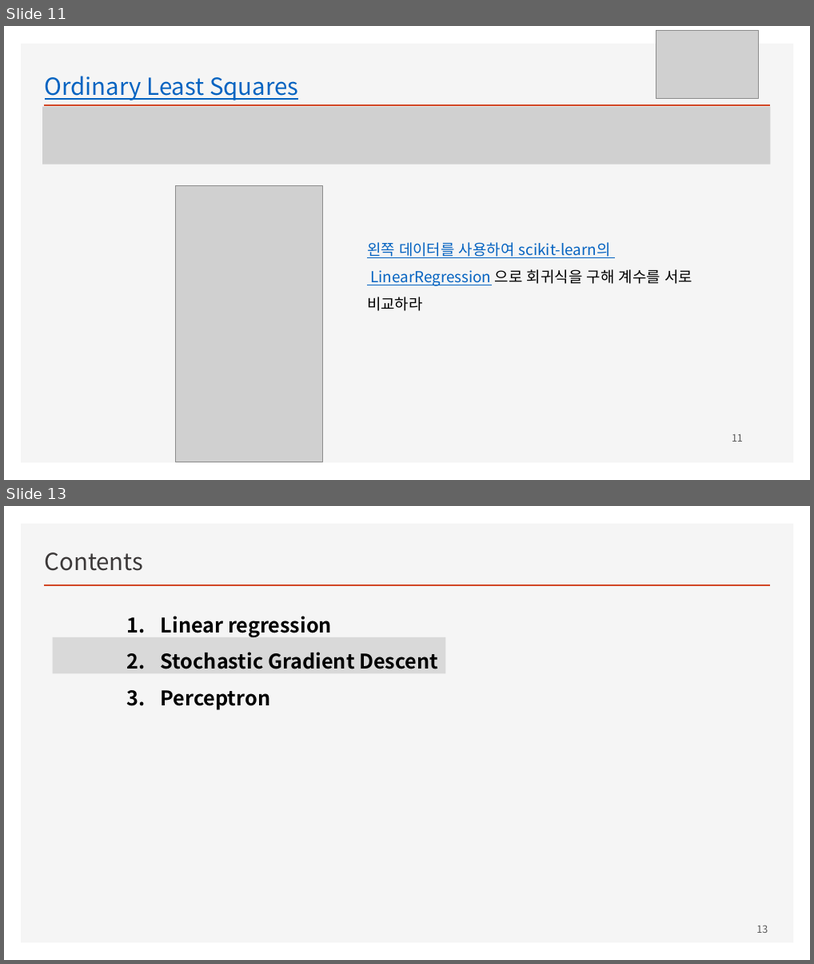
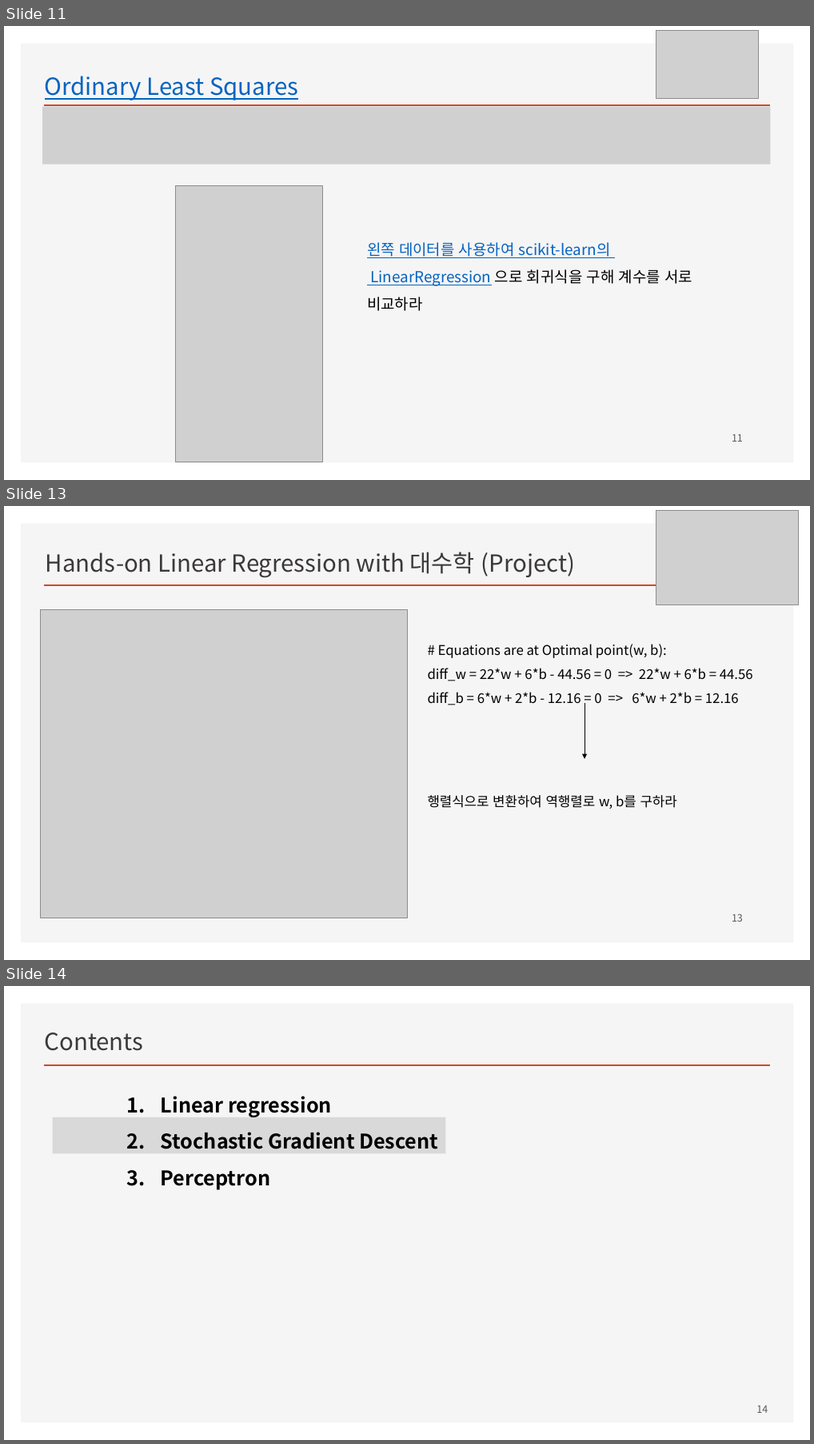
Before and after one commit to ancestor9/mathematics-for-machine-learning, a slide deck: w4_Perceptron_Regression.pptx. Shown one above the other, each under a label of ours: slides 11 and 13 before the commit, slides 11, 13 and 14 after it; the slides between them are not shown. The pictures are 814x964 and 814x1444 pixels, drawn with LibreOffice and Linux fonts; fonts in the diff are those of the drawing; grey boxes stand for pictures; background and template pictures are left out. Boxes give left, top, right and bottom in pixels: in the first picture for what was removed or moved away, otherwise in the second. Text is boxed around its words. In the diff, an @@ line names an element or a change of style, - is before the commit and + after.

```diff
--- a/w4_Perceptron_Regression.pptx
+++ b/w4_Perceptron_Regression.pptx
@@ slide 13 added at (4, 506, 810, 960), background #FFFFFF; not listed: 2 template elements that a slide beside it also shows @@
@@ picture added at (657, 510, 799, 604) @@
@@ text added at (46, 552, 575, 578), 28 pt, text #3B3838 @@
+Hands-on Linear Regression with 대수학 (Project)
@@ picture added at (41, 609, 407, 917) @@
@@ text added at (428, 644, 754, 705), 16 pt, text #000000 @@
+# Equations are at Optimal point(w, b):
+diff_w = 22*w + 6*b - 44.56 = 0 => 22*w + 6*b = 44.56
+diff_b = 6*w + 2*b - 12.16 = 0 => 6*w + 2*b = 12.16
@@ arrow added from (585, 704) to (585, 759), #000000 0.5 pt @@
@@ text added at (428, 795, 678, 808), 16 pt, text #000000 @@
+행렬식으로 변환하여 역행렬로 w, b를 구하라
@@ page number added at (732, 913, 743, 921), 12 pt, text #595959 @@
+13
@@ what was slide 13 is now slide 14 @@
@@ page number at (757, 1405, 768, 1412): text changed @@
-13
+14
```
Also in this commit, not shown: 4 slides changed, 3 other slides added, 1 slide removed.
